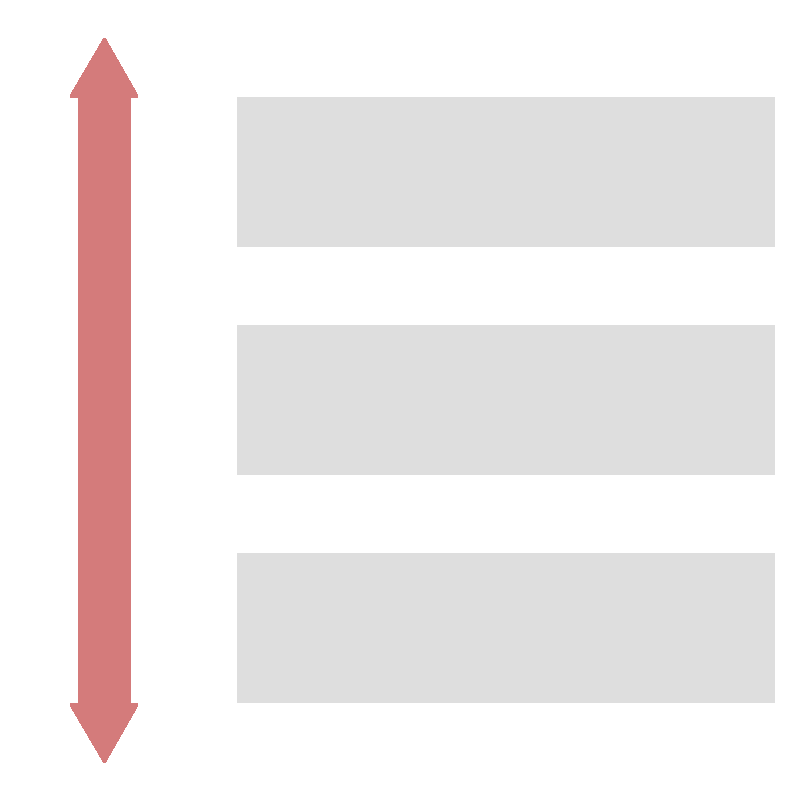
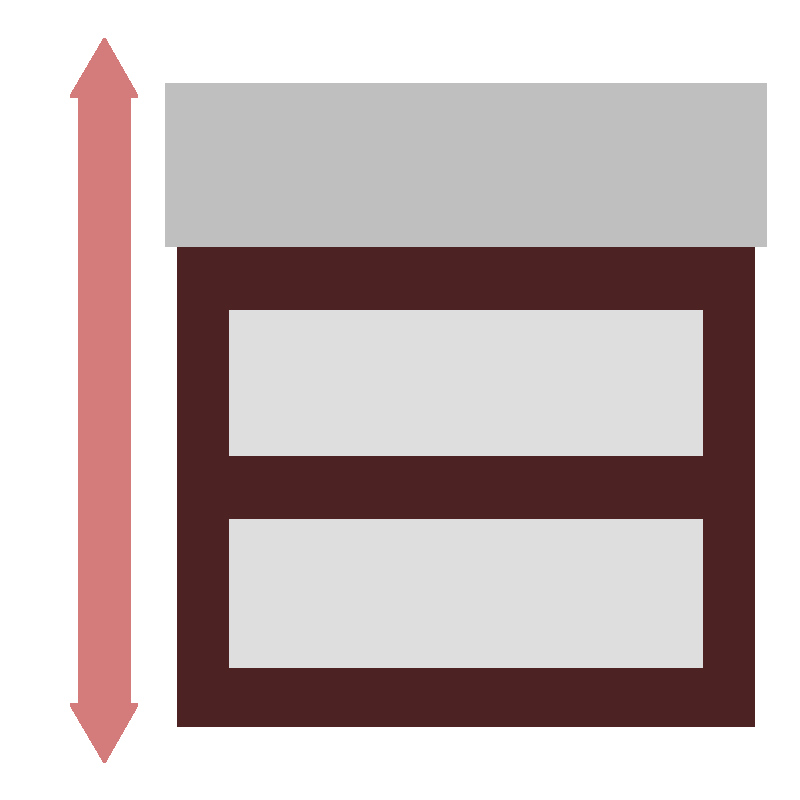
Revision of a layered 800×800 image; what changed, layer by layer:
added layer "Rectangle 1 copy 4" above "Rectangle 1 copy 2" over [229, 310, 703, 456]
painted on "Rectangle 1 copy 2" over [229, 519, 775, 703]
painted on "Rectangle 1 copy" over [165, 83, 775, 247]
removed layer "Rectangle 1" over [237, 325, 775, 475]
added layer "Rectangle 1 copy 3" over [177, 247, 755, 727]
